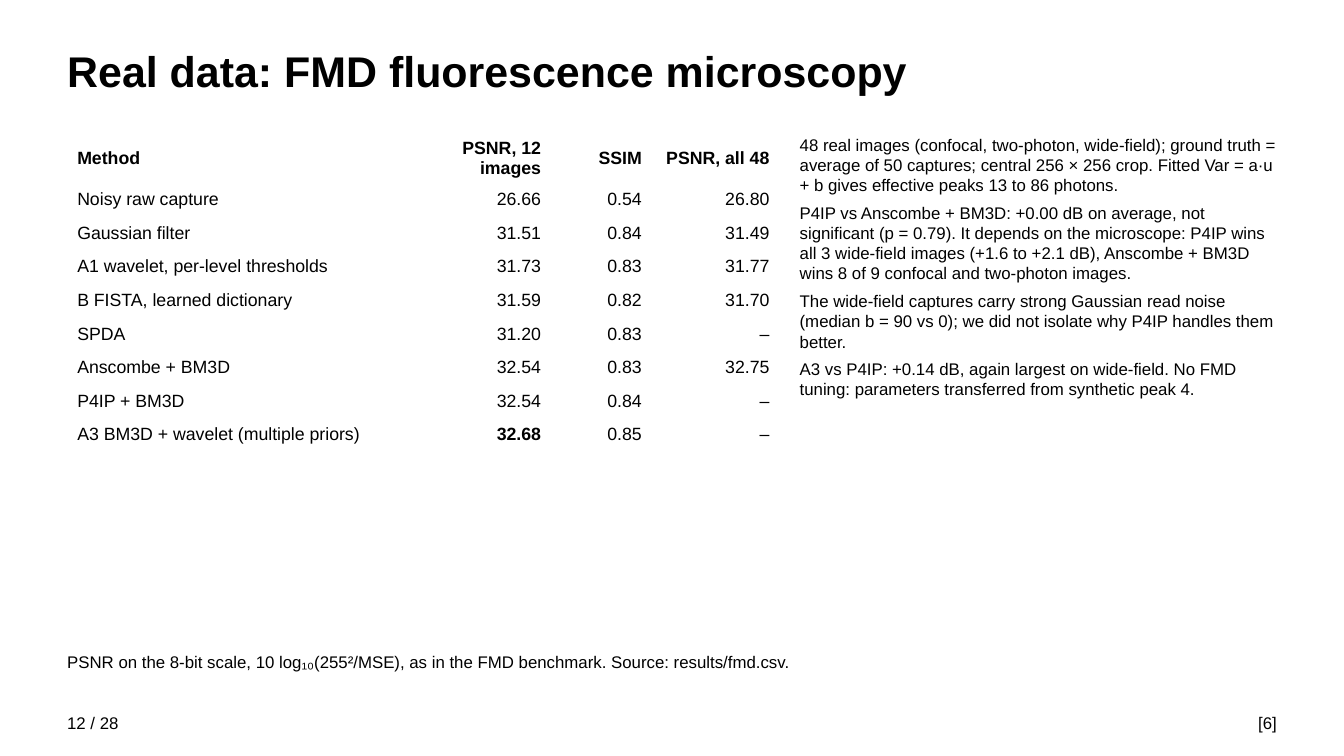
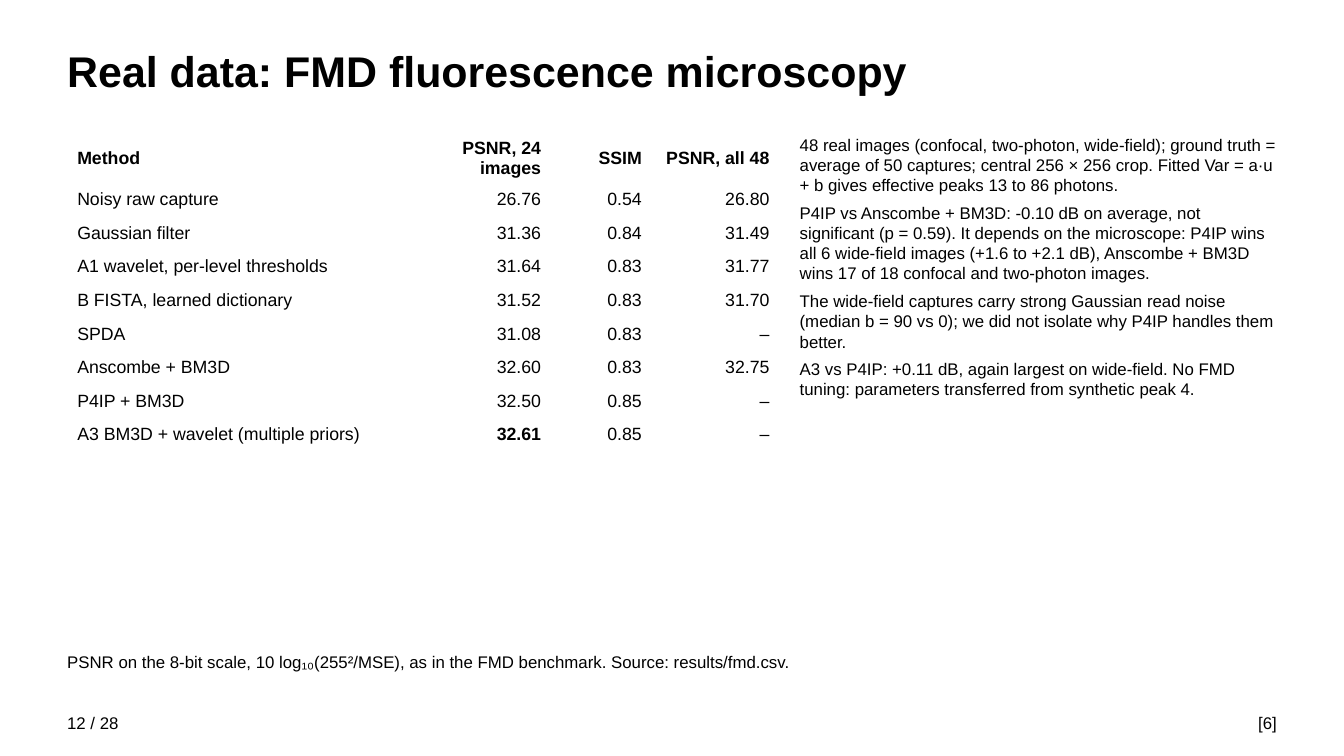
Before and after one commit to tarantulass/EE779-Poisson-Denoising, a slide deck: slide 12 of output/EE779_results.pptx. Drawn at 1344x756 pixels with LibreOffice and Linux fonts; fonts in the diff are those of the drawing. Boxes give left, top, right and bottom in pixels: in the first picture for what was removed or moved away, otherwise in the second. Text is boxed around its words. In the diff, an @@ line names an element or a change of style, - is before the commit and + after.

```diff
--- a/output/EE779_results.pptx
+++ b/output/EE779_results.pptx
@@ table at (x1=67, y1=134, x2=780, y2=448) @@
-row 1, column 2: PSNR, 12 images
+row 1, column 2: PSNR, 24 images
-row 2, column 2: 26.66
+row 2, column 2: 26.76
-row 3, column 2: 31.51
+row 3, column 2: 31.36
-row 4, column 2: 31.73
+row 4, column 2: 31.64
-row 5, column 2: 31.59
+row 5, column 2: 31.52
-row 5, column 3: 0.82
+row 5, column 3: 0.83
-row 6, column 2: 31.20
+row 6, column 2: 31.08
-row 7, column 2: 32.54
+row 7, column 2: 32.60
-row 8, column 2: 32.54
+row 8, column 2: 32.50
-row 8, column 3: 0.84
+row 8, column 3: 0.85
-row 9, column 2: 32.68
+row 9, column 2: 32.61
@@ text at (x1=800, y1=206, x2=1265, y2=283): text changed @@
-P4IP vs Anscombe + BM3D: +0.00 dB on average, not significant (p = 0.79). It depends on the microscope: P4IP wins all 3 wide-field images (+1.6 to +2.1 dB), Anscombe + BM3D wins 8 of 9 confocal and two-photon images.
+P4IP vs Anscombe + BM3D: -0.10 dB on average, not significant (p = 0.59). It depends on the microscope: P4IP wins all 6 wide-field images (+1.6 to +2.1 dB), Anscombe + BM3D wins 17 of 18 confocal and two-photon images.
@@ text at (x1=800, y1=362, x2=1235, y2=399): text changed @@
-A3 vs P4IP: +0.14 dB, again largest on wide-field. No FMD tuning: parameters transferred from synthetic peak 4.
+A3 vs P4IP: +0.11 dB, again largest on wide-field. No FMD tuning: parameters transferred from synthetic peak 4.
```
Also in this commit, not shown: 3 other files.
